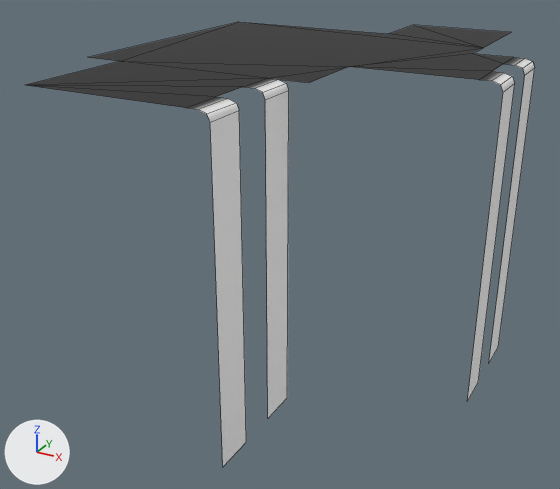
Renders of the FBX model Assets/Mesh/Environment/Desert/Water/PuzzleRoom3Water_MESH.fbx from each side of a commit.
Rendered twice from a camera (50 mm lens) standing at (8.23, -16.4, 3.4) and looking at (-0.89, 0.18, -4.89). Arrows for +X, +Y and +Z are at lower left; the lights stay in place. Mesh edges are drawn as thin lines. Where no turn or scale is listed for an object, it has been applied to the vertices. Vertices at the same position are counted once.

The first picture shows 'room14'.
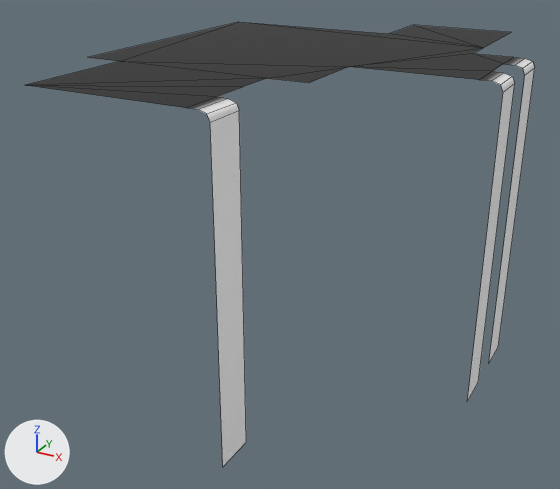
Diff of the bpy script that builds the scene:
```diff
--- a/Assets/Mesh/Environment/Desert/Water/PuzzleRoom3Water_MESH.fbx.py
+++ b/Assets/Mesh/Environment/Desert/Water/PuzzleRoom3Water_MESH.fbx.py
@@ me_mesh @@
 # used by ob_room14; location = (-0.24, 1.0, 0.0)
-me_mesh.from_pydata(...)  # 56 vertices, 31 faces; spans x -4.76..4.76, y -6.0..6.0, z -7.95..0.0
+me_mesh.from_pydata(...)  # 47 vertices, 27 faces; spans x -4.76..4.76, y -6.0..6.0, z -7.95..0.0
+# me_mesh part 1
+# 9 vertices are removed from x 0.24..0.76, y -4.0..-3.0, z -7.95..0.0
+# 8 faces are deleted
+# 4 new faces join them
 me_mesh.materials.append(mat_lambert2)
```

Pixel boxes [x1, y1, x2, y2] of what changed, in the pictures (560 x 489 px):
part 1 of me_mesh, cut back: before [27, 61, 347, 418]; after [27, 61, 347, 87]
